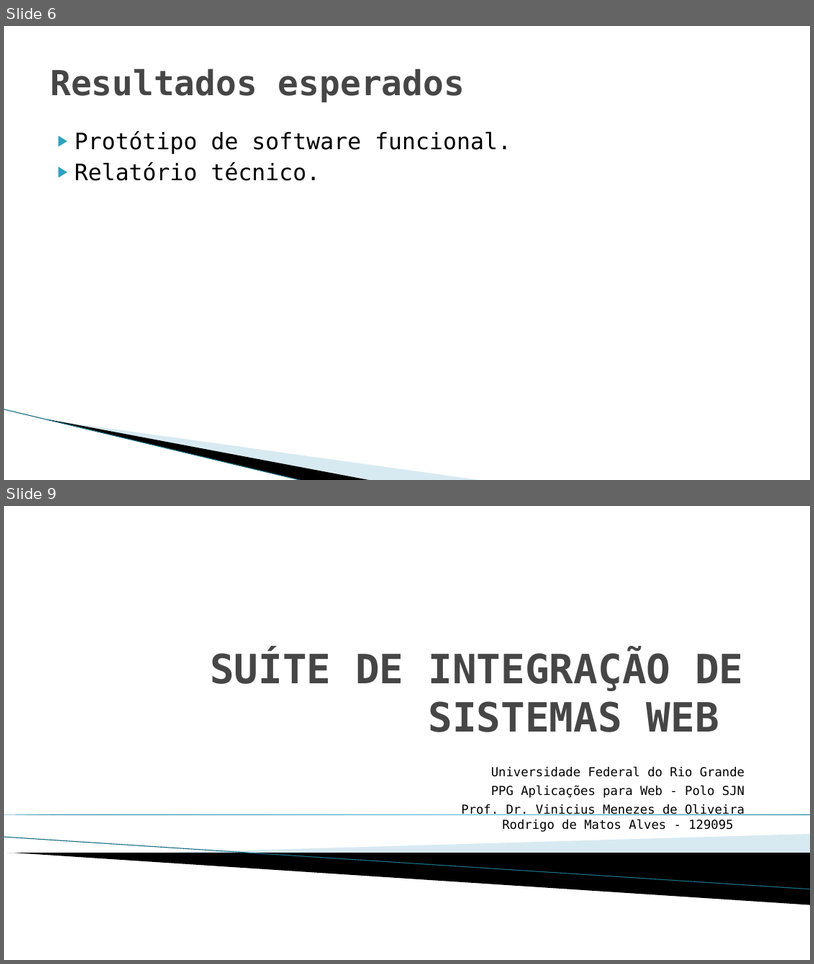
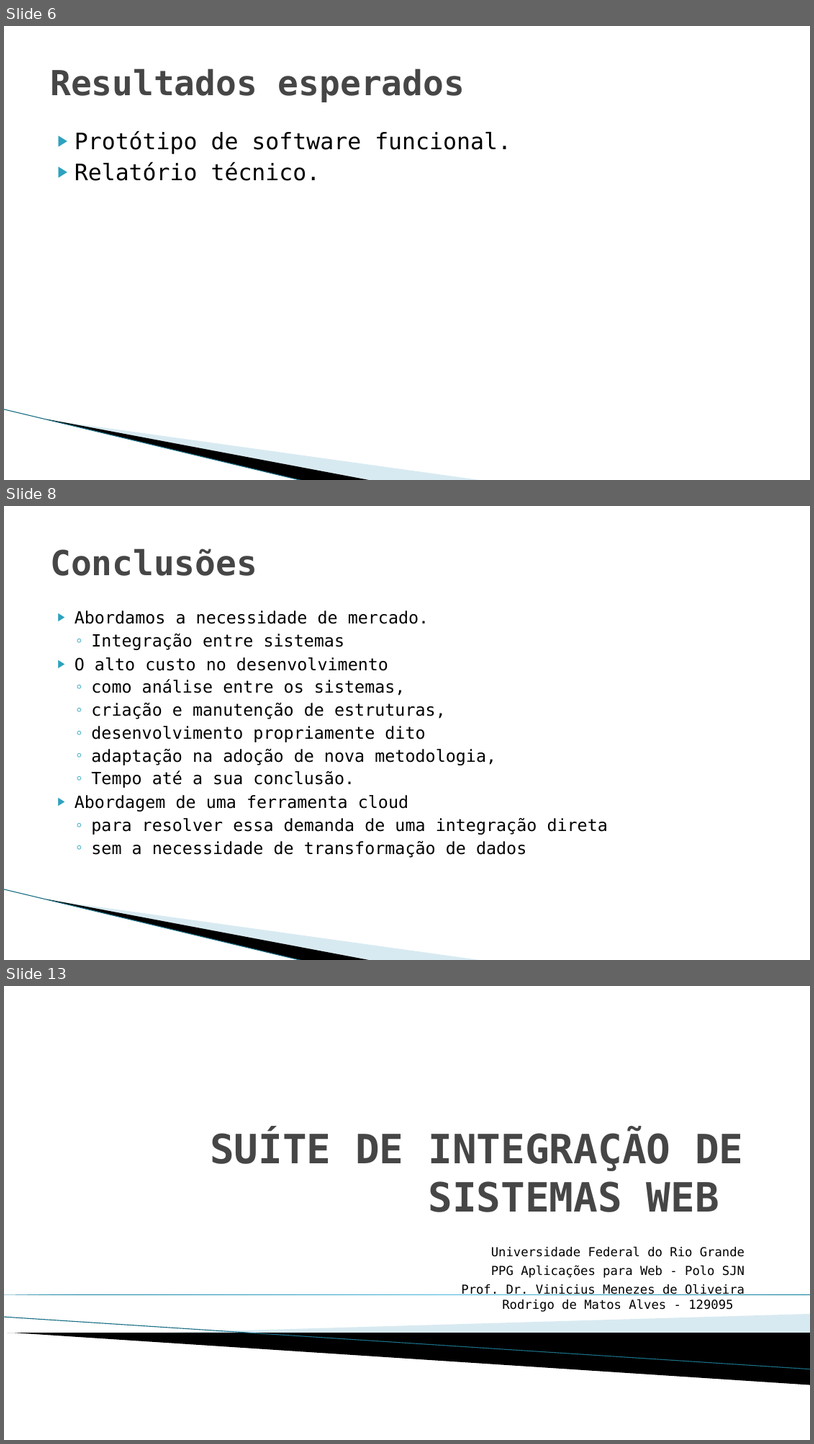
Before and after one commit to rodrigodmalves/integraFacil, a slide deck: artigo/Alves, Rodrigo - SUÍTE DE INTEGRAÇÃO DE SISTEMAS WEB.pptx. Shown one above the other, each under a label of ours: slides 6 and 9 before the commit, slides 6, 8 and 13 after it; the slides between them are not shown. The pictures are 814x964 and 814x1444 pixels, drawn with LibreOffice and Linux fonts; fonts in the diff are those of the drawing; background and template pictures are left out. Boxes give left, top, right and bottom in pixels: in the first picture for what was removed or moved away, otherwise in the second. Text is boxed around its words. In the diff, an @@ line names an element or a change of style, - is before the commit and + after.

```diff
--- a/artigo/Alves, Rodrigo - SUÍTE DE INTEGRAÇÃO DE SISTEMAS WEB.pptx
+++ b/artigo/Alves, Rodrigo - SUÍTE DE INTEGRAÇÃO DE SISTEMAS WEB.pptx
@@ slide 8 added at box(4, 506, 810, 960), background #FFFFFF; not listed: 3 template elements that a slide beside it also shows @@
@@ title added at box(50, 548, 257, 576), 41 pt, text #464646, bold @@
+Conclusões
@@ text added at box(75, 610, 608, 857), 20 pt, text #000000 @@
+▶ Abordamos a necessidade de mercado.
+  ◦ Integração entre sistemas
+▶ O alto custo no desenvolvimento
+  ◦ como análise entre os sistemas,
+  ◦ criação e manutenção de estruturas,
+  ◦ desenvolvimento propriamente dito
+  ◦ adaptação na adoção de nova metodologia,
+  ◦ Tempo até a sua conclusão.
+▶ Abordagem de uma ferramenta cloud
+  ◦ para resolver essa demanda de uma integração direta
+  ◦ sem a necessidade de transformação de dados
@@ what was slide 9 is now slide 13 @@
```
Also in this commit, not shown: 2 slides changed, 3 other slides added, 6 other files.
